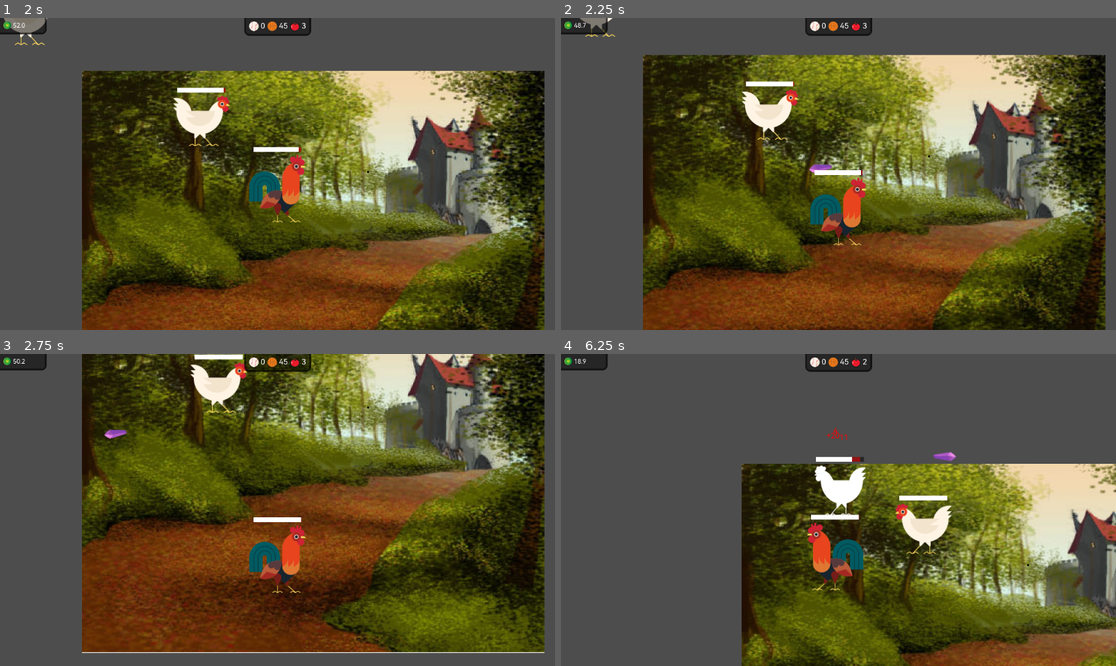
Above: before the commit, frames 1-4 (two rows, left to right).
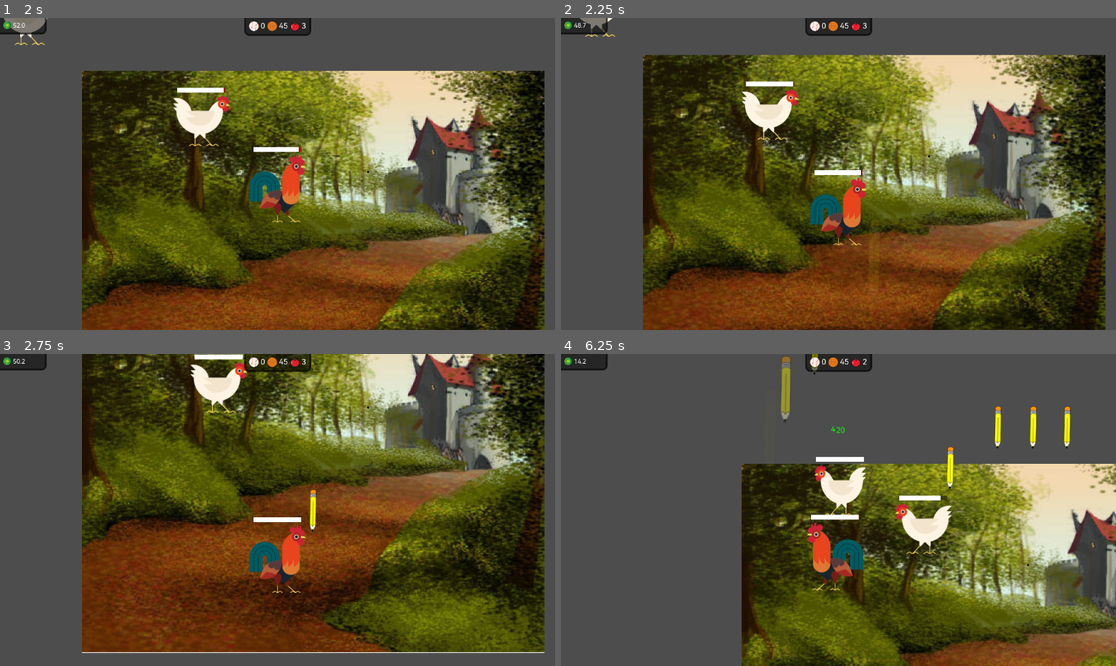
Above: after the commit, the same moments.

Repository: Rundll86/ChickenVSBear
Game: Godot game, scene res://components/Scenes/World.tscn
The game is run twice, just before and just after one commit, with the same random seed, the same clock (stepped at 60 frames per second) and the same inputs. The engine's default icon, where the game draws it, is replaced by a stand-in: a white triangle on a blue panel in a dark square.
Inputs (mouse positions are in pixels of both pictures, inside the frame that each line leads up to):
- Up to frame 1 (2 s): move the mouse to (399, 158) at 0.52 s; press the mouse at (399, 158) at 0.53 s; hold D (m_right) 0.53-1.25 s; release the mouse at (399, 158) at 1.25 s; click "确定" at 1.25 s
- Up to frame 2 (2.25 s): move the mouse to (727, 189) at 2.02 s; hold S (m_down) from 2.03 s (still down); click (727, 189) at 2.1 s
- Up to frame 3 (2.75 s): keep holding S (m_down)
- Up to frame 4 (6.25 s): move the mouse to (894, 441) at 2.77 s; release S (m_down) at 2.78 s; press the mouse at (894, 441) at 2.78 s; hold D (m_right) 2.78-3.53 s; tap R (heal) at 2.85, 5.85 s; move the mouse to (810, 572) at 3.52 s; release the mouse at (810, 572) at 3.53 s; hold W (m_up) 3.53-4.28 s; tap Space (sprint) at 3.6 s; click (810, 572) at 3.8 s; move the mouse to (1005, 556) at 4.27 s; press the mouse at (1005, 556) at 4.28 s; hold A (m_left) 4.28-5.78 s; move the mouse to (672, 463) at 5.02 s; release the mouse at (672, 463) at 5.03 s; click (672, 463) at 5.1 s; move the mouse to (866, 510) at 5.77 s; press the mouse at (866, 510) at 5.78 s; hold S (m_down) from 5.78 s (still down)

Frame 1 is identical in both runs. In frame 2, less than 0.1% of the frame differs, in the area x 44-49%, y 46-50%; in frame 3, 0.2%; in frame 4, 1.8%, in the area x 3-92%, y 0-52%.

Commit message:
feat: 添加炸弹效果和着色器，创建新的Bomb效果和相关资源

Diff:
--- a/components/Abstracts/BulletBase.tscn
+++ b/components/Abstracts/BulletBase.tscn
@@ -18,6 +18,7 @@
 script = ExtResource("1_pklpq")
 
 [node name="texture" type="AnimatedSprite2D" parent="."]
+unique_name_in_owner = true
 sprite_frames = SubResource("SpriteFrames_vypy3")
 
 [node name="animator" type="AnimationPlayer" parent="texture"]
--- a/components/Abstracts/EffectBase.tscn
+++ b/components/Abstracts/EffectBase.tscn
@@ -2,9 +2,7 @@
 
 [ext_resource type="Script" path="res://scripts/Statemachine/EffectController.gd" id="1_pt2rk"]
 
-[sub_resource type="ParticleProcessMaterial" id="ParticleProcessMaterial_tgxns"]
-particle_flag_disable_z = true
-gravity = Vector3(0, 98, 0)
+[sub_resource type="ShaderMaterial" id="ShaderMaterial_7cv4k"]
 
 [node name="EffectBase" type="Node2D"]
 script = ExtResource("1_pt2rk")
@@ -12,5 +10,16 @@
 [node name="particles" type="GPUParticles2D" parent="."]
 unique_name_in_owner = true
 amount = 30
-process_material = SubResource("ParticleProcessMaterial_tgxns")
+process_material = SubResource("ShaderMaterial_7cv4k")
 explosiveness = 1.0
+
+[node name="stage" type="ColorRect" parent="."]
+unique_name_in_owner = true
+offset_left = -50.0
+offset_top = -50.0
+offset_right = 50.0
+offset_bottom = 50.0
+color = Color(1, 1, 1, 0)
+
+[node name="animator" type="AnimationPlayer" parent="stage"]
+unique_name_in_owner = true
--- a/components/Bullets/Laser.tscn
+++ b/components/Bullets/Laser.tscn
@@ -8,9 +8,6 @@
 
 [sub_resource type="ShaderMaterial" id="ShaderMaterial_5n8cv"]
 shader = ExtResource("2_h6cxi")
-shader_parameter/color = Color(0.654902, 1, 1, 1)
-shader_parameter/laser_width = 0.01
-shader_parameter/soft_edge = 0.5
 
 [sub_resource type="CapsuleShape2D" id="CapsuleShape2D_y85id"]
 height = 300.0
@@ -32,9 +29,10 @@
 material = SubResource("ShaderMaterial_5n8cv")
 offset_left = -10.0
 offset_top = -300.0
-offset_right = 10.0
+offset_right = 19.0
 
 [node name="hitbox" parent="." index="1"]
+visible = false
 position = Vector2(150, 0)
 rotation = 1.5708
 shape = SubResource("CapsuleShape2D_y85id")
--- a/components/Bullets/Pencil.tscn
+++ b/components/Bullets/Pencil.tscn
@@ -59,7 +59,7 @@
 tracks/3/loop_wrap = true
 tracks/3/keys = {
 "handle_modes": PackedInt32Array(0, 0),
-"points": PackedFloat32Array(-100, -0.25, 0, 0.25, 0, -44, -0.25, 0, 0.25, 0),
+"points": PackedFloat32Array(-200, -0.25, 0, 0.25, 0, -44, -0.25, 0, 0.25, 0),
 "times": PackedFloat32Array(0.75, 1)
 }
 
@@ -121,6 +121,7 @@
 
 [node name="Pencil" instance=ExtResource("1_anksp")]
 script = ExtResource("2_4w6n2")
+lifeTime = 3000.0
 
 [node name="texture" parent="." index="0"]
 position = Vector2(0, -44)
--- /dev/null
+++ b/components/Effects/Bomb.tscn
@@ -0,0 +1,16 @@
+[gd_scene load_steps=4 format=3 uid="uid://bsqq3oqcidjve"]
+
+[ext_resource type="PackedScene" uid="uid://bcvuuy2m0pke0" path="res://components/Abstracts/EffectBase.tscn" id="1_6fayo"]
+[ext_resource type="Shader" path="res://shaders/Bomb.gdshader" id="2_fmma6"]
+
+[sub_resource type="ShaderMaterial" id="ShaderMaterial_1h4c2"]
+shader = ExtResource("2_fmma6")
+shader_parameter/explosion_radius = 0.0
+shader_parameter/explosion_intensity = 1.0
+shader_parameter/explosion_color = Color(1, 0.5, 0, 1)
+shader_parameter/time_scale = 1.0
+
+[node name="EffectBase" instance=ExtResource("1_6fayo")]
+
+[node name="stage" parent="." index="1"]
+material = SubResource("ShaderMaterial_1h4c2")
--- a/scripts/Contents/Bullets/Diamond.gd
+++ b/scripts/Contents/Bullets/Diamond.gd
@@ -2,7 +2,7 @@
 class_name Diamond
 
 func ai():
-	var tracing = Time.get_ticks_msec() - spawnInWhen < 1000
+	var tracing = timeLived() < 1000
 	if tracing:
 		rotation = lerp_angle(rotation, position.angle_to_point(launcher.currentFocusedBoss.position), 0.1)
 	canDamageSelf = !tracing
--- a/scripts/Contents/Bullets/Pencil.gd
+++ b/scripts/Contents/Bullets/Pencil.gd
@@ -1 +1,7 @@
 extends BulletBase
+
+func spawn():
+	await TickTool.millseconds(1000)
+	hitbox.disabled = false
+func ai():
+	texture.global_rotation = 0
--- a/scripts/Contents/Characters/Rooster.gd
+++ b/scripts/Contents/Characters/Rooster.gd
@@ -19,7 +19,8 @@
 func attack(type):
 	if type == 0:
 		var weaponPos = findWeaponAnchor("normal")
-		return BulletBase.generate(preload("res://components/Bullets/PurpleCrystal.tscn"), self, weaponPos, (get_global_mouse_position() - weaponPos).angle())
+		return BulletBase.generate(preload("res://components/Bullets/Pencil.tscn"), self, weaponPos, (get_global_mouse_position() - weaponPos).angle())
+		# return BulletBase.generate(preload("res://components/Bullets/PurpleCrystal.tscn"), self, weaponPos, (get_global_mouse_position() - weaponPos).angle())
 func sprint():
 	move(Vector2(
 		Input.get_axis("m_left", "m_right"),
--- a/scripts/Statemachine/BulletBase.gd
+++ b/scripts/Statemachine/BulletBase.gd
@@ -12,8 +12,9 @@
 @export var canDamageSelf: bool = false # 是否可以伤害发射者
 @export var needEnergy: float = 4.0 # 发射时需要消耗的能量
 
-@onready var animator = $"%animator"
-@onready var hitbox = $"%hitbox"
+@onready var animator: AnimationPlayer = $"%animator"
+@onready var hitbox: CollisionShape2D = $"%hitbox"
+@onready var texture: AnimatedSprite2D = $"%texture"
 
 var launcher: EntityBase = null
 var spawnInWhen: float = 0
@@ -51,6 +52,8 @@
 	position += direction.normalized() * fields.get(FieldStore.Bullet.SPEED) * GameRule.bulletSpeedMultiplier
 func fullPenerate():
 	return fields.get(FieldStore.Bullet.PENERATE) + launcher.fields.get(FieldStore.Entity.PENERATE)
+func timeLived():
+	return Time.get_ticks_msec() - spawnInWhen
 
 func ai():
 	pass
--- /dev/null
+++ b/shaders/Bomb.gdshader
@@ -0,0 +1,31 @@
+shader_type canvas_item;
+
+uniform float explosion_radius : hint_range(0.0, 1.0) = 0.0;
+uniform float explosion_intensity : hint_range(0.0, 2.0) = 1.0;
+uniform vec4 explosion_color : source_color = vec4(1.0, 0.5, 0.0, 1.0);
+uniform float time_scale = 1.0;
+
+void fragment() {
+    // 计算当前像素到中心的距离
+    vec2 center = vec2(0.5, 0.5);
+    float dist = distance(UV, center);
+
+    // 使用TIME创建随时间变化的爆炸效果
+    float time = TIME * time_scale;
+    float explosion = smoothstep(explosion_radius, explosion_radius - 0.2, dist) * explosion_intensity;
+
+    // 添加一些噪声使爆炸看起来更自然
+    float noise = sin(dist * 20.0 - time * 5.0) * 0.1;
+    explosion += noise;
+
+    // 计算最终颜色，混合原始纹理和爆炸效果
+    vec4 original_color = texture(TEXTURE, UV);
+    vec4 final_color = mix(original_color, explosion_color, explosion);
+
+    // 添加一些发光效果
+    float glow = exp(-dist * 5.0) * explosion_intensity;
+    final_color.rgb += glow * explosion_color.rgb;
+    final_color.a;
+    // 输出最终颜色
+    COLOR = final_color;
+}
--- a/shaders/Laser.gdshader
+++ b/shaders/Laser.gdshader
@@ -3,10 +3,14 @@
 uniform float laser_width: hint_range(0.01, 1.0) = 0;
 uniform float soft_edge: hint_range(0.0, 0.5) = 0.5;
 void fragment() {
-    float dist = abs(UV.x - 0.5);
+	float textureWidth=float(textureSize(TEXTURE,0).x);
+	float textureHeight=float(textureSize(TEXTURE,0).y);
+	float radius=textureHeight/2.0;
+	float radiusU=radius*TEXTURE_PIXEL_SIZE;
+    float dist = distance(vec2(0.5,clamp(UV.y,radiusU,1.0-radiusU)),UV);
     float core = 1.0 - smoothstep(0.0, laser_width, dist);
-    float edge = 1.0 - smoothstep(laser_width, laser_width + soft_edge, dist);
-    float alpha = max(core, edge);
+    float edge=1.0 - smoothstep(laser_width, laser_width + soft_edge, dist);
+	float alpha = max(core, edge);
     COLOR = color;
     COLOR.a = alpha;
 }
